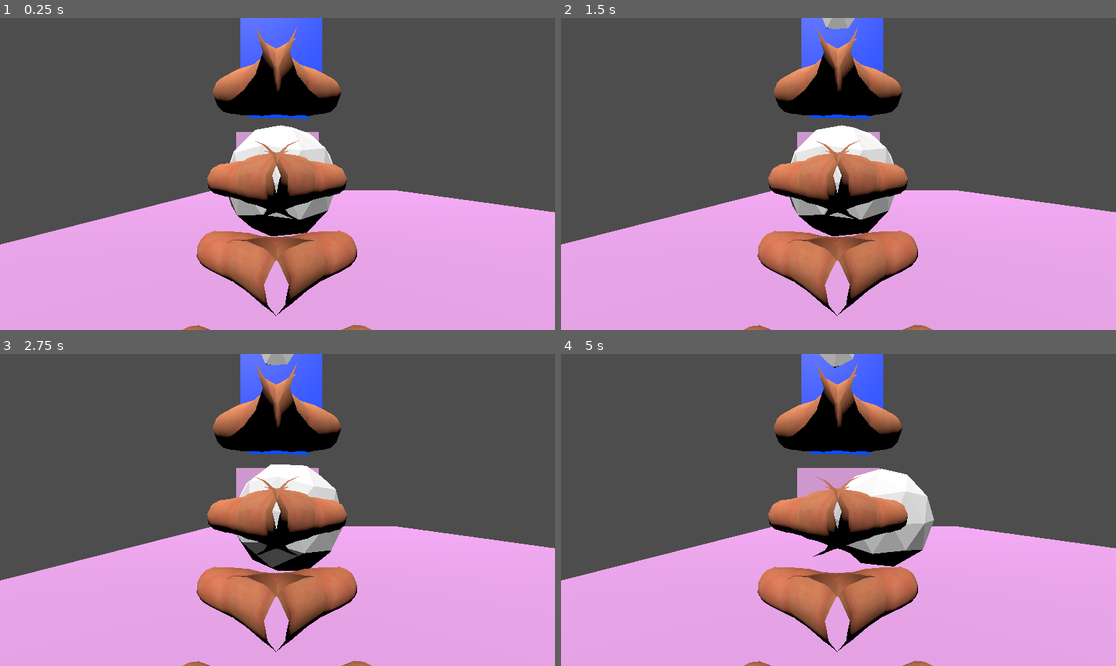
Above: before the commit, frames 1-4 (two rows, left to right).
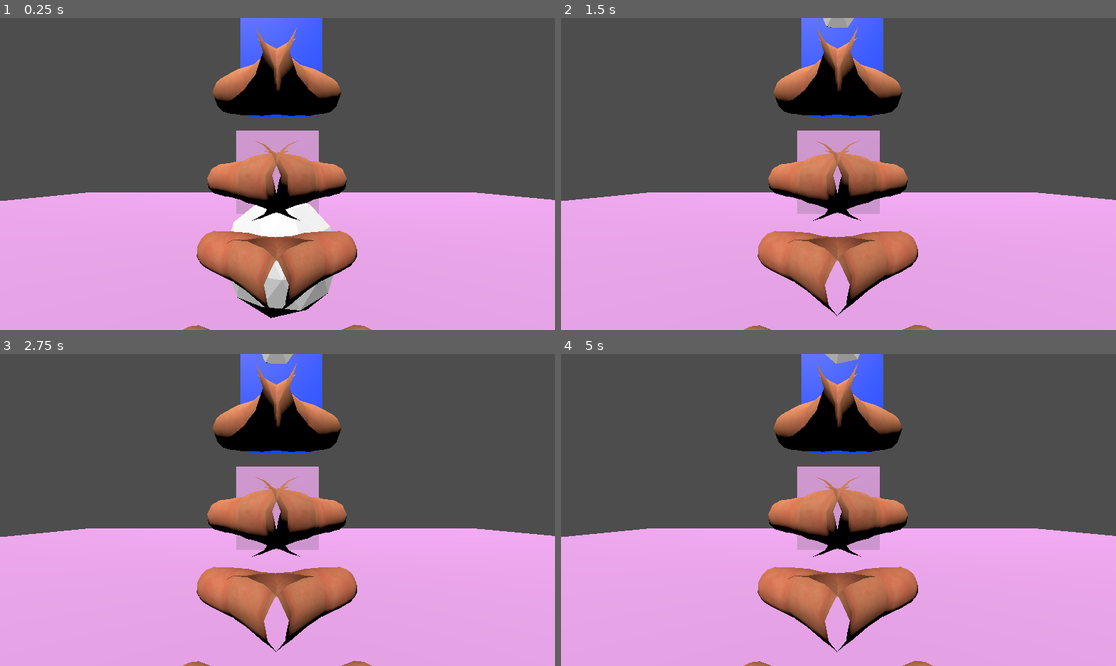
Above: after the commit, the same moments.

Repository: exe4que/GGJ2026
Game: Godot game, scene res://main_level.tscn
Two runs of this game, one before a commit and one after it. Both use one fixed random seed, a clock stepped at 60 frames per second and the inputs below.
Inputs (mouse positions are in pixels of both pictures, inside the frame that each line leads up to):
- Up to frame 1 (0.25 s): no input
- Up to frame 2 (1.5 s): tap Enter (ui_accept) at 0.5, 0.77, 1.07, 1.25 s; move the mouse to (960, 158) at 0.52 s; hold Right (ui_right) 0.53-1.25 s; tap K (change_to_blue) at 0.6 s; click (960, 158) at 0.67 s; drag from (727, 189) to (810, 236) at 1.27 s
- Up to frame 3 (2.75 s): move the mouse to (333, 441) at 2.02 s; hold Right (ui_right) from 2.03 s (still down); tap K (change_to_blue) at 2.1 s
- Up to frame 4 (5 s): release Right (ui_right) at 2.75 s; drag from (810, 572) to (672, 463) at 2.77 s; move the mouse to (1005, 556) at 3.52 s; hold Left (ui_left) 3.53-4.25 s; tap K (change_to_blue) at 3.6 s; tap Enter (ui_accept) at 3.77, 4.07 s; drag from (672, 463) to (755, 432) at 4.27 s

The runs differ from the first frame. In frame 1, 7.7% of the frame differs, in the area x 0-100%, y 31-97%; in frame 2, 6.3%; in frame 3, 6.1%; in frame 4, 6.6%.

Commit message:
character moves

Diff:
--- a/main_level.tscn
+++ b/main_level.tscn
@@ -1,16 +1,16 @@
-[gd_scene format=3 uid="uid://b18bddnbfcmog"]
+[gd_scene format=3 uid="uid://c6mtna5dc7lc7"]
 
 [ext_resource type="PackedScene" uid="uid://0rqoyqutmnma" path="res://cube.glb" id="1_bhu08"]
 [ext_resource type="PackedScene" uid="uid://clc5dre31iskm" path="res://addons/godot-xr-tools/xr/start_xr.tscn" id="1_eqmdw"]
 [ext_resource type="PackedScene" uid="uid://bjjr1o5ohrlik" path="res://cube_blue.glb" id="2_05as6"]
 [ext_resource type="PackedScene" uid="uid://cx3i30kde773o" path="res://cube_red.glb" id="3_5ymk8"]
-[ext_resource type="Script" uid="uid://f2sapht4mx3e" path="res://root_scene.gd" id="3_eqmdw"]
-[ext_resource type="Script" uid="uid://cuxsxhaqy20d5" path="res://scene_object.gd" id="4_eqmdw"]
+[ext_resource type="Script" path="res://root_scene.gd" id="3_eqmdw"]
+[ext_resource type="Script" path="res://scene_object.gd" id="4_eqmdw"]
 [ext_resource type="PackedScene" uid="uid://c8ui1kjhmlb5j" path="res://sphere.glb" id="5_5ymk8"]
 [ext_resource type="PackedScene" uid="uid://3ga7kxaungjx" path="res://xr_test.tscn" id="7_ctebd"]
 
 [sub_resource type="BoxShape3D" id="BoxShape3D_5ymk8"]
-size = Vector3(1.8825684, 1.9137878, 2.2144775)
+size = Vector3(1.9847412, 1.9137878, 1.9682922)
 
 [sub_resource type="SphereShape3D" id="SphereShape3D_4mnpp"]
 radius = 0.11815425
@@ -18,6 +18,8 @@
 [node name="main_level" type="Node3D" unique_id=200706420]
 
 [node name="StartXR" parent="." unique_id=1641173729 instance=ExtResource("1_eqmdw")]
+process_mode = 3
+target_refresh_rate = 72.0
 
 [node name="all_scene" type="Node3D" parent="." unique_id=1638531435]
 transform = Transform3D(1, 0, 0, 0, 1, 0, 0, 0, 1, 0, 0, -5.9665813)
@@ -31,12 +33,12 @@
 shape = SubResource("BoxShape3D_5ymk8")
 
 [node name="cube2" parent="all_scene" unique_id=1982201065 instance=ExtResource("1_bhu08")]
-transform = Transform3D(0.69168895, 0, 0, 0, 0.05998707, 0, 0, 0, 1, 0.20471597, -0.19529957, 5.3709974)
+transform = Transform3D(10, 0, 0, 0, 1, 0, 0, 0, 10, 0.205, -2, 5.371)
 
 [node name="StaticBody3D" type="StaticBody3D" parent="all_scene/cube2" unique_id=1835147066]
 
 [node name="CollisionShape3D" type="CollisionShape3D" parent="all_scene/cube2/StaticBody3D" unique_id=319936107]
-transform = Transform3D(1, 0, 0, 0, 1, 0, 0, 0, 1, 0.014038086, 0.03517151, -0.048034668)
+transform = Transform3D(0.99999976, 0, 0, 0, 1, 0, 0, 0, 0.99999976, 0, 0, 0)
 shape = SubResource("BoxShape3D_5ymk8")
 
 [node name="blue_scene" type="Node3D" parent="." unique_id=1289956559]
--- a/project.godot
+++ b/project.godot
@@ -11,7 +11,7 @@
 [application]
 
 config/name="GGJ2026_copy"
-run/main_scene="uid://b18bddnbfcmog"
+run/main_scene="uid://c6mtna5dc7lc7"
 config/features=PackedStringArray("4.6", "Forward Plus")
 config/icon="res://icon.svg"
 
@@ -19,6 +19,10 @@
 
 XRToolsUserSettings="*uid://bqgb8i74tm0t"
 XRToolsRumbleManager="*uid://by853dk86g1qw"
+
+[display]
+
+window/vsync/vsync_mode=0
 
 [editor_plugins]
 
@@ -44,6 +48,7 @@
 [rendering]
 
 rendering_device/driver.windows="d3d12"
+gl_compatibility/fallback_to_gles=false
 
 [xr]
 
--- a/xr_test.tscn
+++ b/xr_test.tscn
@@ -2,22 +2,46 @@
 
 [ext_resource type="PackedScene" uid="uid://njx823gyk04n" path="res://addons/godot-xr-tools/hands/scenes/highpoly/left_hand.tscn" id="1_psfsg"]
 [ext_resource type="PackedScene" uid="uid://b4ysuy43poobf" path="res://addons/godot-xr-tools/functions/function_pickup.tscn" id="2_achac"]
+[ext_resource type="PackedScene" uid="uid://bl2nuu3qhlb5k" path="res://addons/godot-xr-tools/functions/movement_direct.tscn" id="3_6l10h"]
 [ext_resource type="PackedScene" uid="uid://raeeicvvindd" path="res://addons/godot-xr-tools/hands/scenes/highpoly/right_hand.tscn" id="3_l6aur"]
+[ext_resource type="PackedScene" uid="uid://b6bk2pj8vbj28" path="res://addons/godot-xr-tools/functions/movement_turn.tscn" id="5_scm5r"]
+[ext_resource type="PackedScene" uid="uid://c2q5phg8w08o" path="res://addons/godot-xr-tools/functions/movement_jump.tscn" id="6_scm5r"]
+[ext_resource type="PackedScene" uid="uid://diyu06cw06syv" path="res://addons/godot-xr-tools/player/player_body.tscn" id="6_w822q"]
+[ext_resource type="Script" uid="uid://cjfu28jmrajlo" path="res://addons/godot-xr-tools/overrides/ground_physics_settings.gd" id="7_6l10h"]
+
+[sub_resource type="Resource" id="Resource_scm5r"]
+script = ExtResource("7_6l10h")
+metadata/_custom_type_script = "uid://cjfu28jmrajlo"
 
 [node name="Node3D" type="XROrigin3D" unique_id=1403402645]
 
 [node name="XRCamera3D" type="XRCamera3D" parent="." unique_id=1567022728]
+current = true
 
 [node name="LeftHand" type="XRController3D" parent="." unique_id=1608221137]
 tracker = &"left_hand"
 
 [node name="LeftHand" parent="LeftHand" unique_id=571834649 instance=ExtResource("1_psfsg")]
 
-[node name="FunctionPickup" parent="LeftHand/LeftHand" unique_id=237285476 instance=ExtResource("2_achac")]
+[node name="FunctionPickup" parent="LeftHand" unique_id=237285476 instance=ExtResource("2_achac")]
+
+[node name="MovementDirect" parent="LeftHand" unique_id=512247328 instance=ExtResource("3_6l10h")]
+strafe = true
 
 [node name="RightHand" type="XRController3D" parent="." unique_id=68046927]
 tracker = &"right_hand"
 
 [node name="RightHand" parent="RightHand" unique_id=671542536 instance=ExtResource("3_l6aur")]
 
-[node name="FunctionPickup" parent="RightHand/RightHand" unique_id=1622859121 instance=ExtResource("2_achac")]
+[node name="FunctionPickup" parent="RightHand" unique_id=1622859121 instance=ExtResource("2_achac")]
+
+[node name="MovementTurn" parent="RightHand" unique_id=2045204044 instance=ExtResource("5_scm5r")]
+turn_mode = 2
+
+[node name="MovementJump" parent="RightHand" unique_id=415010600 instance=ExtResource("6_scm5r")]
+jump_button_action = "ax_button"
+
+[node name="PlayerBody" parent="." unique_id=737213032 instance=ExtResource("6_w822q")]
+player_height_min = 0.0
+player_height_max = 1.1
+physics = SubResource("Resource_scm5r")
